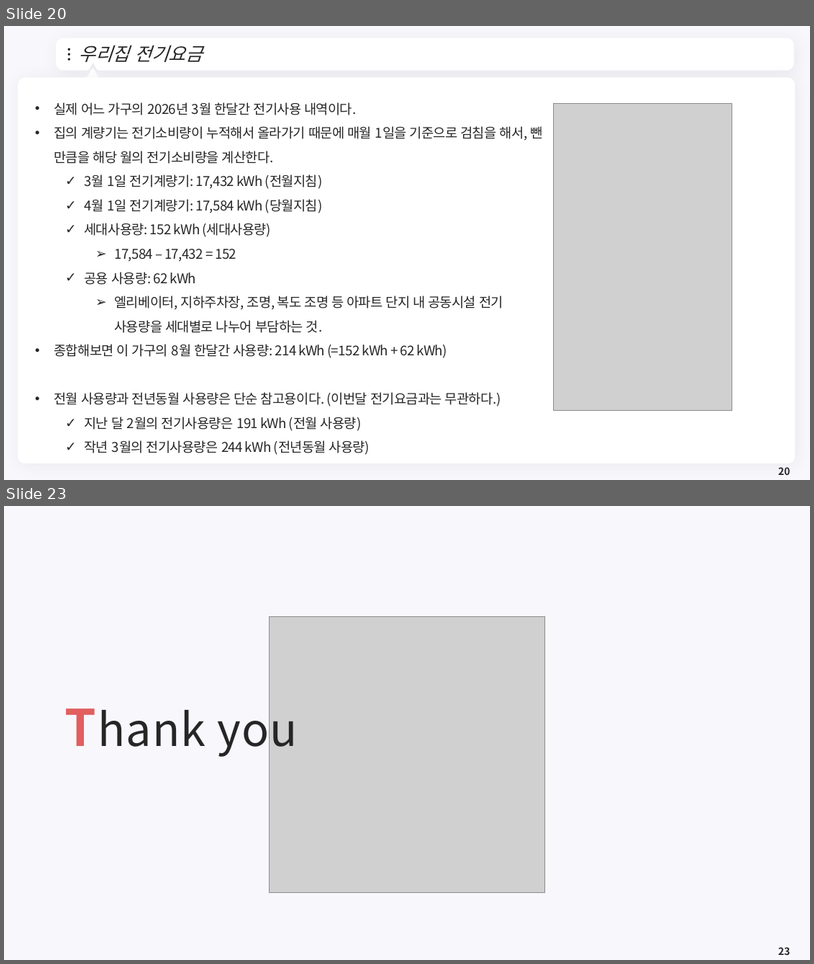
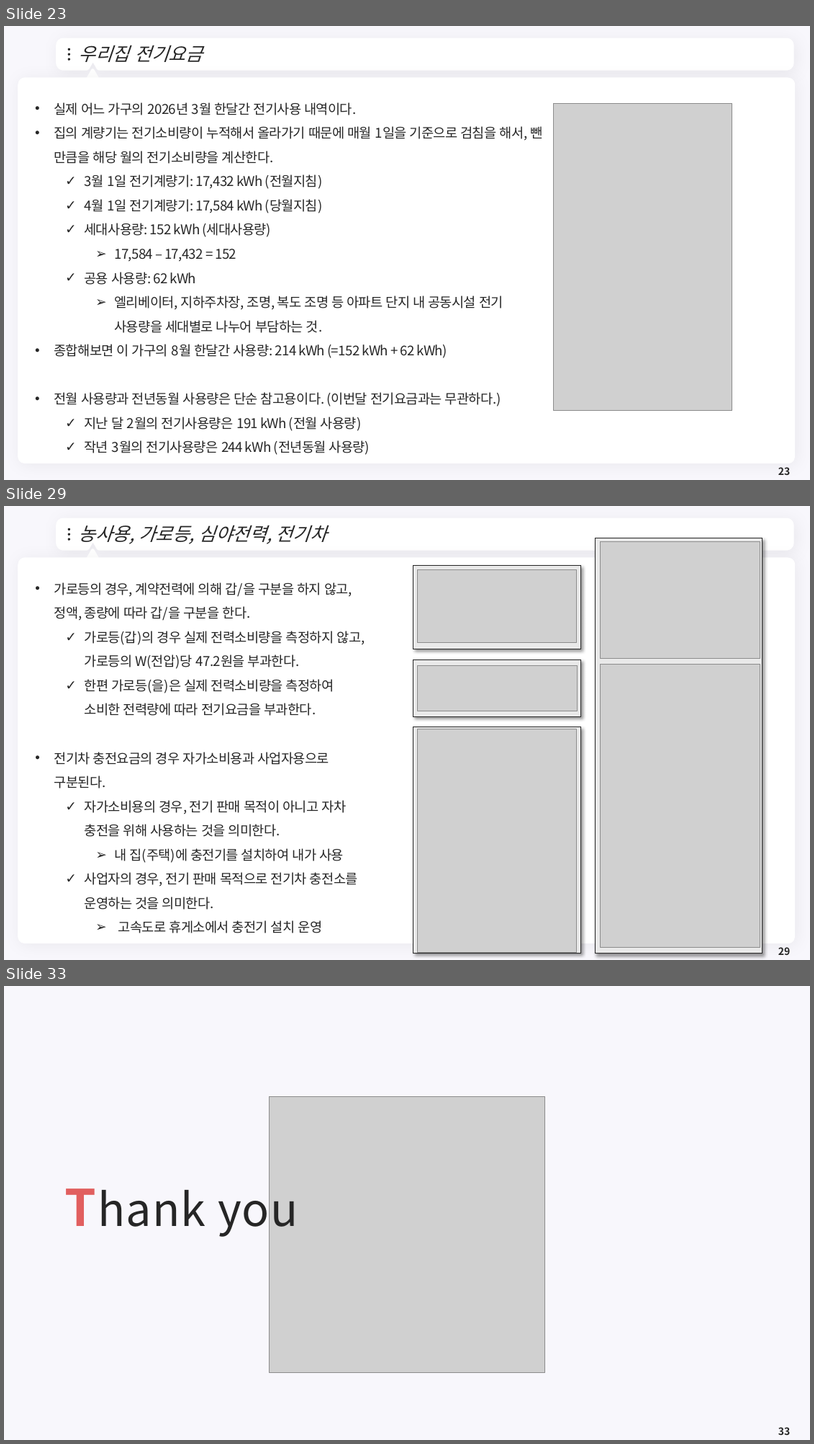
Before and after one commit to meandthey/Teaching, a slide deck: 에너지경제학/자원에너지경제학_Chapter_1.pptx. Shown one above the other, each under a label of ours: slides 20 and 23 before the commit, slides 23, 29 and 33 after it; the slides between them are not shown. The pictures are 814x964 and 814x1444 pixels, drawn with LibreOffice and Linux fonts; fonts in the diff are those of the drawing; grey boxes stand for pictures; background and template pictures are left out. Boxes give left, top, right and bottom in pixels: in the first picture for what was removed or moved away, otherwise in the second. Text is boxed around its words. In the diff, an @@ line names an element or a change of style, - is before the commit and + after.

```diff
--- a/에너지경제학/자원에너지경제학_Chapter_1.pptx
+++ b/에너지경제학/자원에너지경제학_Chapter_1.pptx
@@ slide 29 added at <box>4,506,810,960</box>, background #F8F7FC; not listed: 7 template elements that a slide beside it also shows @@
@@ title added at <box>79,525,327,544</box>, 22 pt, text #262626, italic @@
+농사용, 가로등, 심야전력, 전기차
@@ table added at <box>595,538,763,953</box>, 1 rows, 1 columns @@
+
@@ picture added at <box>600,541,760,659</box> @@
@@ table added at <box>414,565,581,649</box>, 1 rows, 1 columns @@
+
@@ picture added at <box>418,569,578,643</box> @@
@@ text added at <box>54,582,365,933</box>, 16 pt, text #262626 @@
+• 가로등의 경우, 계약전력에 의해 갑/을 구분을 하지 않고, 정액, 종량에 따라 갑/을 구분을 한다.
+  ✓ 가로등(갑)의 경우 실제 전력소비량을 측정하지 않고, 가로등의 W(전압)당 47.2원을 부과한다.
+  ✓ 한편 가로등(을)은 실제 전력소비량을 측정하여 소비한 전력량에 따라 전기요금을 부과한다.
+• 전기차 충전요금의 경우 자가소비용과 사업자용으로 구분된다.
+  ✓ 자가소비용의 경우, 전기 판매 목적이 아니고 자차 충전을 위해 사용하는 것을 의미한다.
+    ➢ 내 집(주택)에 충전기를 설치하여 내가 사용
+  ✓ 사업자의 경우, 전기 판매 목적으로 전기차 충전소를 운영하는 것을 의미한다.
+    ➢ 고속도로 휴게소에서 충전기 설치 운영
@@ table added at <box>414,659,581,716</box>, 1 rows, 1 columns @@
+
@@ picture added at <box>418,666,578,711</box> @@
@@ picture added at <box>601,664,761,947</box> @@
@@ table added at <box>414,727,581,953</box>, 1 rows, 1 columns @@
+
@@ picture added at <box>418,728,578,952</box> @@
@@ page number added at <box>779,947,790,955</box>, 12 pt, text #262626, bold @@
+29
@@ what was slide 20 is now slide 23 @@
@@ page number at <box>779,467,790,475</box>: text changed @@
-20
+23
@@ what was slide 23 is now slide 33 @@
@@ page number at <box>779,1427,790,1435</box>: text changed @@
-23
+33
```
Also in this commit, not shown: 2 slides changed, 9 other slides added, 1 other file.
